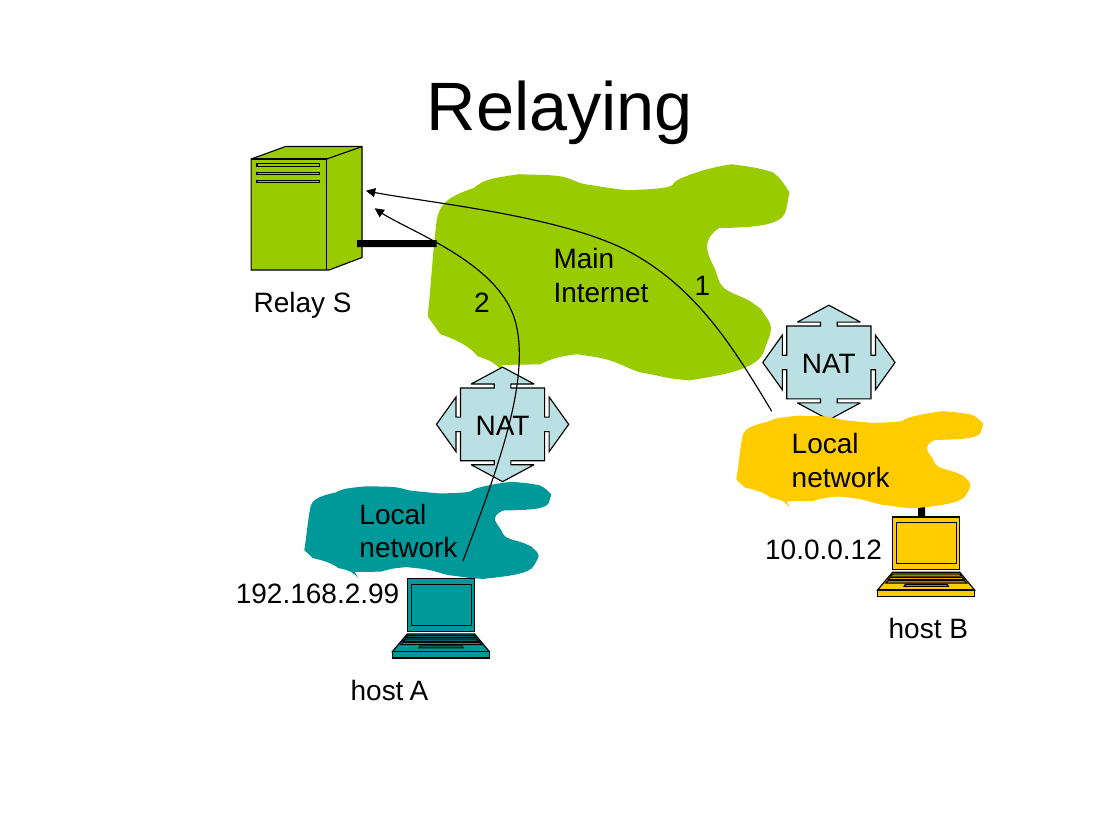
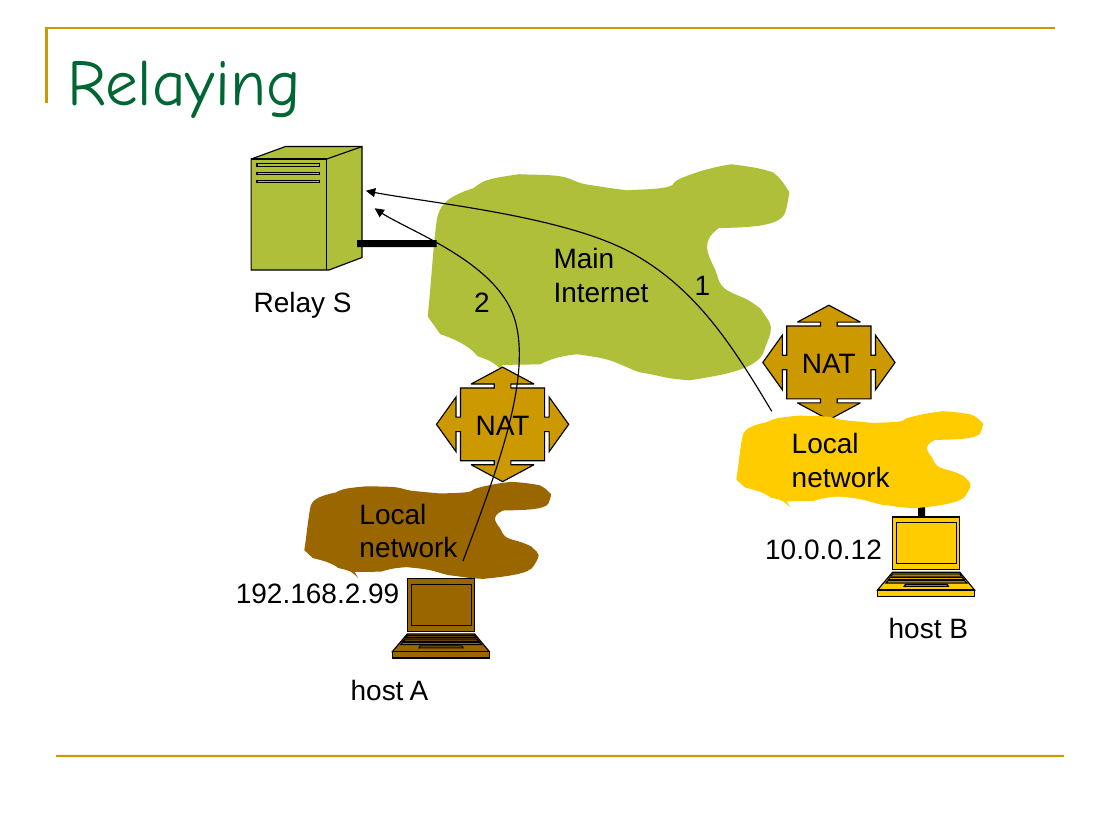
Before and after one commit to BackupTheBerlios/p2p-mentor, a slide deck: slide 11 of slide/nat-p2p.ppt (slide 9 before the commit). Drawn at 1120x840 pixels with LibreOffice and Linux fonts; fonts in the diff are those of the drawing. Boxes give left, top, right and bottom in pixels: in the first picture for what was removed or moved away, otherwise in the second. Text is boxed around its words. In the diff, an @@ line names an element or a change of style, - is before the commit and + after.

```diff
--- a/slide/nat-p2p.ppt
+++ b/slide/nat-p2p.ppt
@@ freeform shape added at <box>47,28,1055,103</box>, outline #CC9900 1.5 pt @@
@@ title "Relaying" at <box>67,60,301,118</box>: size 44 to 42 pt, font Arial to Comic Neue, text colour #000000 to #006633; alignment centre to left; vertical alignment middle to top @@
@@ freeform shape at <box>251,147,362,270</box>: fill #99CC00 to #AFBF39 @@
@@ freeform shape at <box>428,165,790,381</box>: fill #99CC00 to #AFBF39 @@
@@ freeform shape "NAT" at <box>763,306,895,420</box>: fill #BBE0E3 to #CC9900 @@
@@ freeform shape "NAT" at <box>437,367,569,482</box>: fill #BBE0E3 to #CC9900 @@
@@ freeform shape at <box>305,482,552,579</box>: fill #009999 to #996600 @@
@@ freeform shape at <box>392,579,489,659</box>: fill #009999 to #996600 @@
@@ line added from (56, 756) to (1064, 756), #CC9900 1.5 pt @@
```
Also in this commit, not shown: 35 other slides changed, 11 slides added, 5 slides removed.
